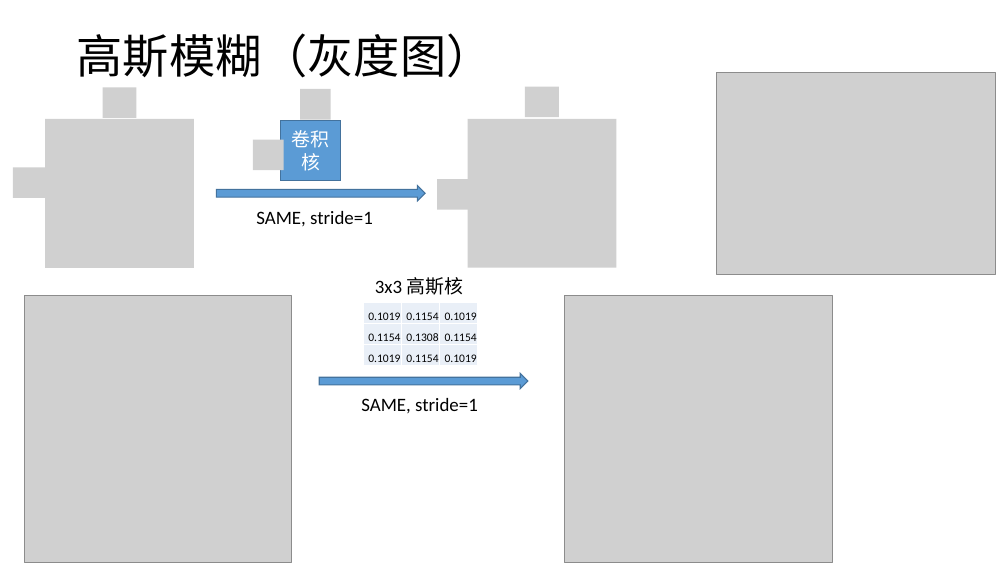
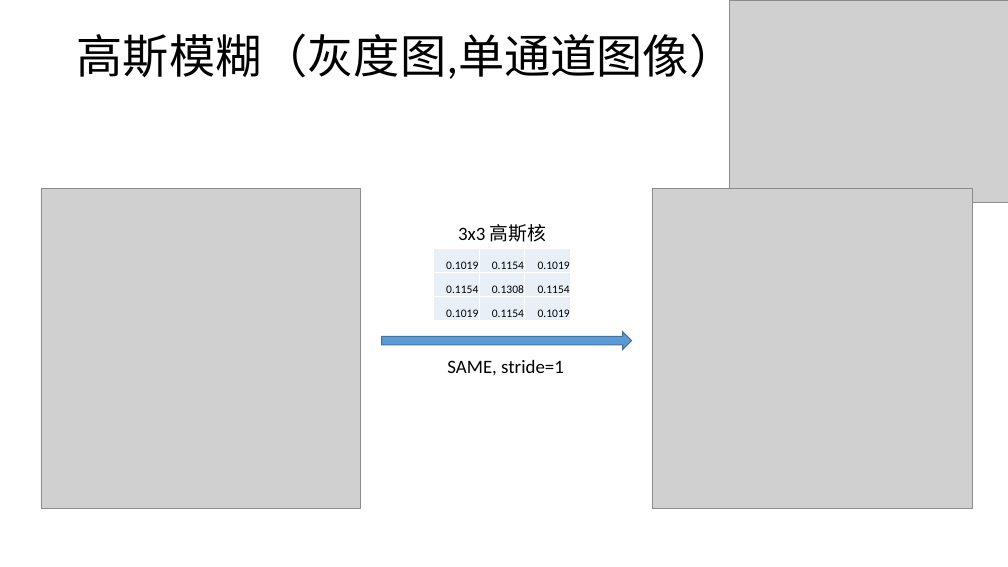
Before and after one commit to LeonJinC/Fast-Convolution-with-SIMD-and-GEMM, a slide deck: slide 4 of 结合SIMD和GEMM的快速卷积及其在高斯模糊中的应用.pptx (slide 3 before the commit). Drawn at 1008x567 pixels with LibreOffice and Linux fonts; fonts in the diff are those of the drawing; grey boxes stand for pictures. Boxes give left, top, right and bottom in pixels: in the first picture for what was removed or moved away, otherwise in the second. Text is boxed around its words. In the diff, an @@ line names an element or a change of style, - is before the commit and + after.

```diff
--- a/结合SIMD和GEMM的快速卷积及其在高斯模糊中的应用.pptx
+++ b/结合SIMD和GEMM的快速卷积及其在高斯模糊中的应用.pptx
@@ text at [77,26,736,85]: text changed @@
-高斯模糊（灰度图）
+高斯模糊（灰度图,单通道图像）
@@ picture: place and size @@
-picture at [717,72,995,274]
+picture at [730,0,1008,203]
@@ picture removed at [103,88,137,118] @@
@@ picture removed at [300,89,331,119] @@
@@ picture removed at [525,87,559,117] @@
@@ picture removed at [45,119,194,268] @@
@@ picture removed at [467,119,616,268] @@
@@ picture removed at [253,140,284,170] @@
@@ rectangle removed at [281,121,341,181] @@
-卷积核
@@ picture removed at [13,168,47,198] @@
@@ picture removed at [437,179,471,209] @@
@@ picture: place and size @@
-picture at [24,295,291,562]
+picture at [41,188,361,508]
@@ right arrow removed at [216,186,425,201] @@
@@ picture: place and size @@
-picture at [565,295,832,562]
+picture at [653,188,972,508]
@@ text removed at [256,211,373,226] @@
-SAME, stride=1
@@ text "3x3 高斯核": place and size @@
-text "3x3 高斯核" at [375,277,463,295]
+text "3x3 高斯核" at [458,224,547,242]
@@ table: place and size @@
-table at [363,302,476,366]
+table at [433,249,569,321]
@@ right arrow: place and size @@
-right arrow at [319,374,528,389]
+right arrow at [382,332,631,349]
@@ text "SAME, stride=1": place and size @@
-text "SAME, stride=1" at [361,398,478,413]
+text "SAME, stride=1" at [447,360,564,375]
```
Also in this commit, not shown: 21 other slides changed, 4 slides added, 1 slide removed, 2 other files.
